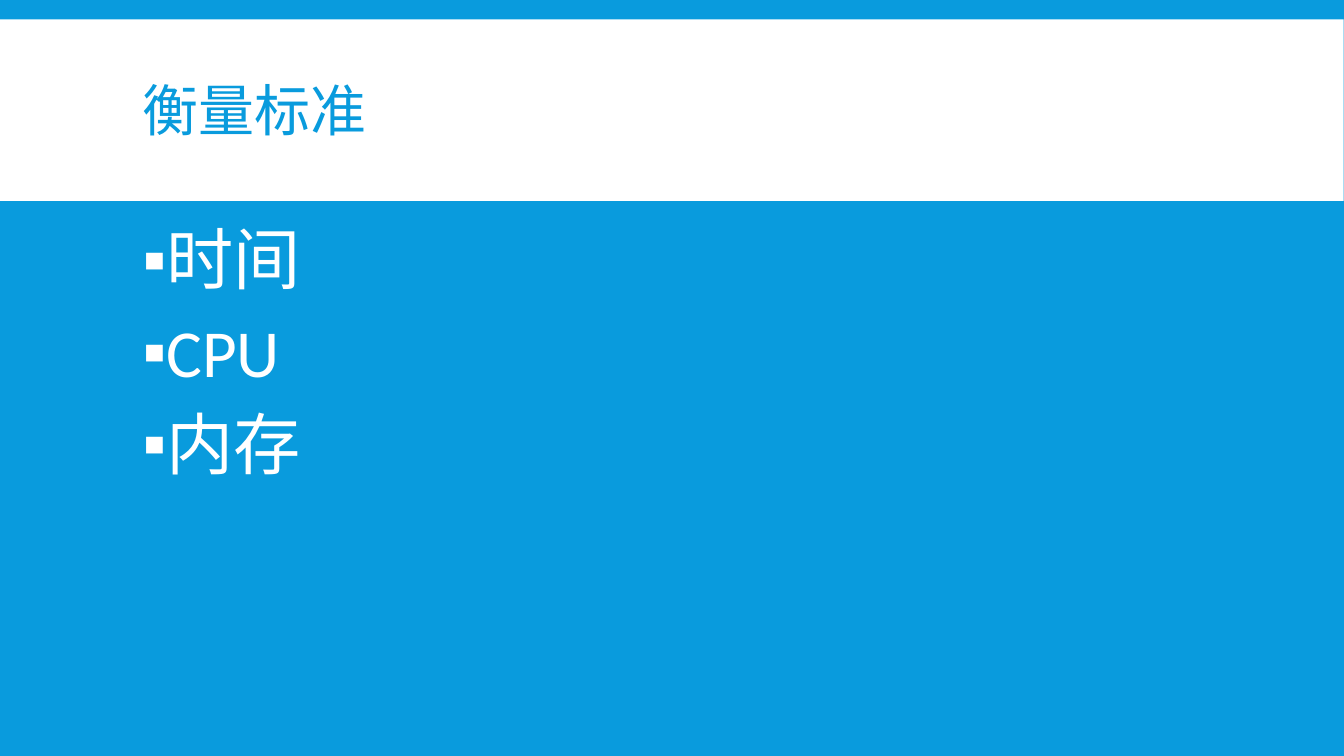
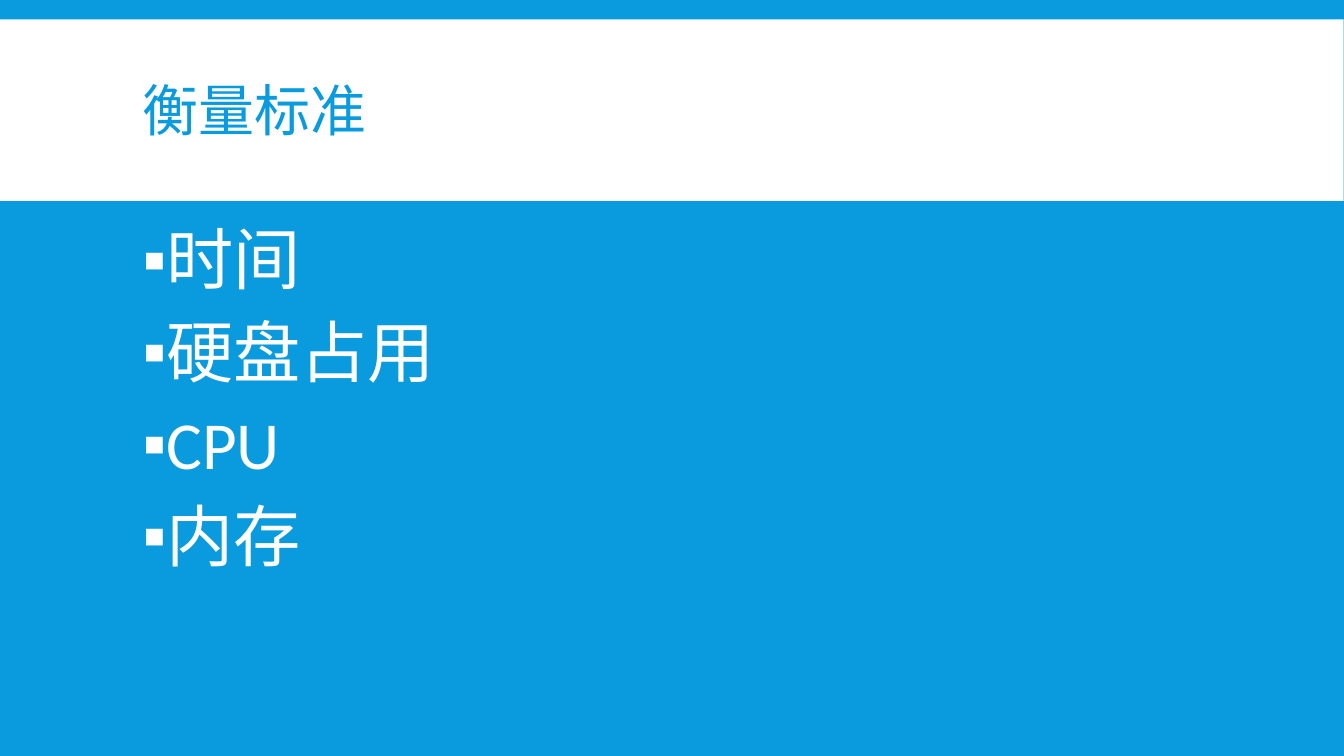
Before and after one commit to b4ubles/PCBNS, a slide deck: slide 8 of doc/NoSQL vs SQL.pptx. Drawn at 1344x756 pixels with LibreOffice and Linux fonts; fonts in the diff are those of the drawing. Boxes give left, top, right and bottom in pixels: in the first picture for what was removed or moved away, otherwise in the second. Text is boxed around its words. In the diff, an @@ line names an element or a change of style, - is before the commit and + after.

```diff
--- a/doc/NoSQL vs SQL.pptx
+++ b/doc/NoSQL vs SQL.pptx
@@ text at bbox=[166, 320, 435, 383]: paragraph added @@
+▪ 硬盘占用
```
Also in this commit, not shown: 2 other slides changed, 4 slides added, 3 slides removed, 1 other file.
